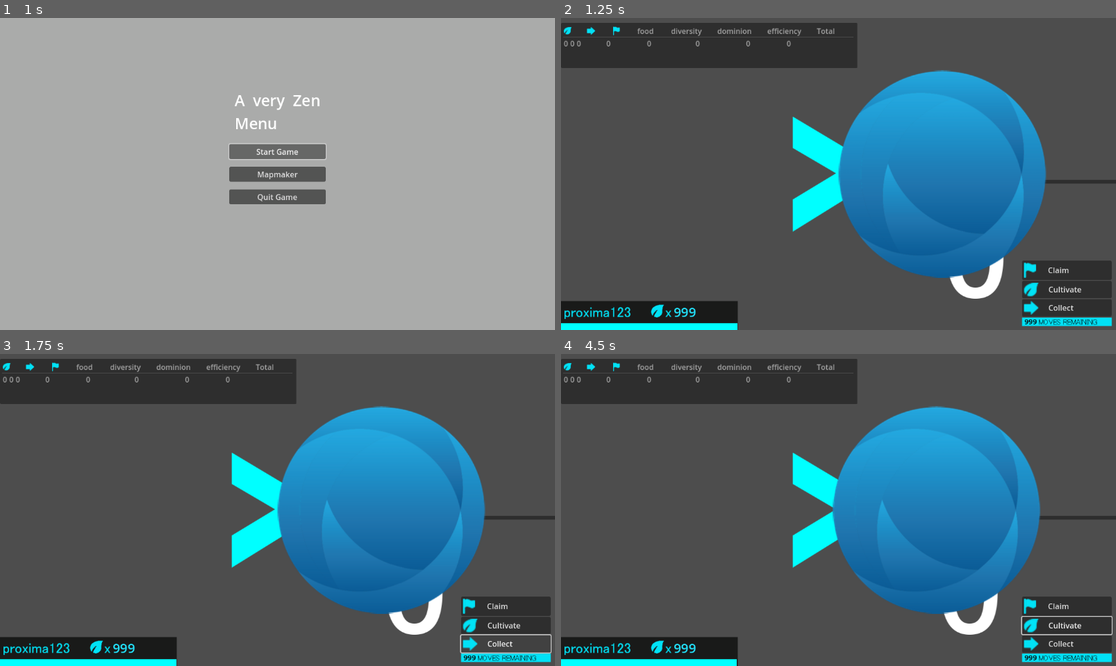
Above: before the commit, frames 1-4 (two rows, left to right).
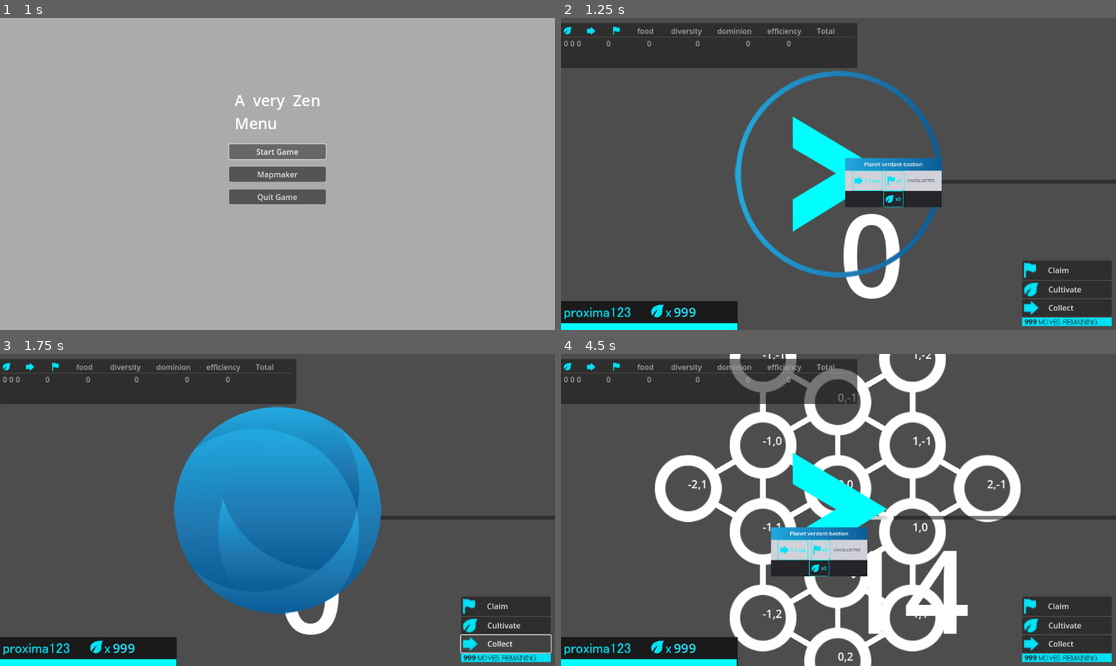
Above: after the commit, the same moments.

Repository: phyto99/Centauri
Game: Godot game, scene res://menu.tscn
Same seed, same stepped clock (60 frames per second), same inputs: the game is played once before the commit and once after it. Sound files missing from this copy of the repository are replaced by a short silence.
Inputs (mouse positions are in pixels of both pictures, inside the frame that each line leads up to):
- Up to frame 1 (1 s): click "Start Game" at 0.5 s
- Up to frame 2 (1.25 s): no input
- Up to frame 3 (1.75 s): click "Collect" at 1.25 s
- Up to frame 4 (4.5 s): click "Claim" at 2 s; click "Cultivate" at 2.75 s; tap Enter at 3.5 s; drag from (943, 510) to (894, 441) at 3.52 s; tap Space (thrust) at 4.25 s; drag from (727, 525) to (838, 510) at 4.27 s

Frame 1 is identical in both runs. In frame 2, 22% of the frame differs, in the area x 31-88%, y 16-90%; in frame 3, 26%; in frame 4, 33%, in the area x 16-100%, y 0-100%.

Commit message:
feat: ship-planet physics, surface landing, random planets
- Landing freezes ship at exact contact position (no surface snap)
- Claim/cultivate/collect blocked unless a player is landed on that planet
- _has_landed_player() checks players group for landed_planet == self

Co-Authored-By: Claude Sonnet 4.6 <noreply@anthropic.com>

Diff:
--- a/PlanetBuilder.gd
+++ b/PlanetBuilder.gd
@@ -494,8 +494,16 @@
 
 	return closest_key
 
+func _has_landed_player() -> bool:
+	for ship in get_tree().get_nodes_in_group("players"):
+		if is_instance_valid(ship) and ship.get("landed_planet") == self:
+			return true
+	return false
+
 func _input(event):
 	if editing_mode:
+		return
+	if not _has_landed_player():
 		return
 	if event is InputEventMouseButton and event.pressed and event.button_index == MOUSE_BUTTON_LEFT:
 		var global_mouse_pos = get_global_mouse_position()
@@ -872,6 +880,8 @@
 	current_action = CellState.CULTIVATED
 
 func _on_collect_pressed() -> void:
+	if not _has_landed_player():
+		return
 	if yield_count <= 0:
 		return
 	var cl = get_tree().get_root().find_child("CollectLabel", true, false)
--- a/player.gd
+++ b/player.gd
@@ -71,8 +71,7 @@
 	if Input.is_action_pressed("thrust"):
 		return
 	landed_planet = body
-	var to_ship: Vector2 = global_position - body.global_position
-	landing_offset = to_ship.normalized() * body.surface_radius
+	landing_offset = global_position - body.global_position
 	planet_rotation_at_landing = body.rotation
 
 func _detach() -> void:
